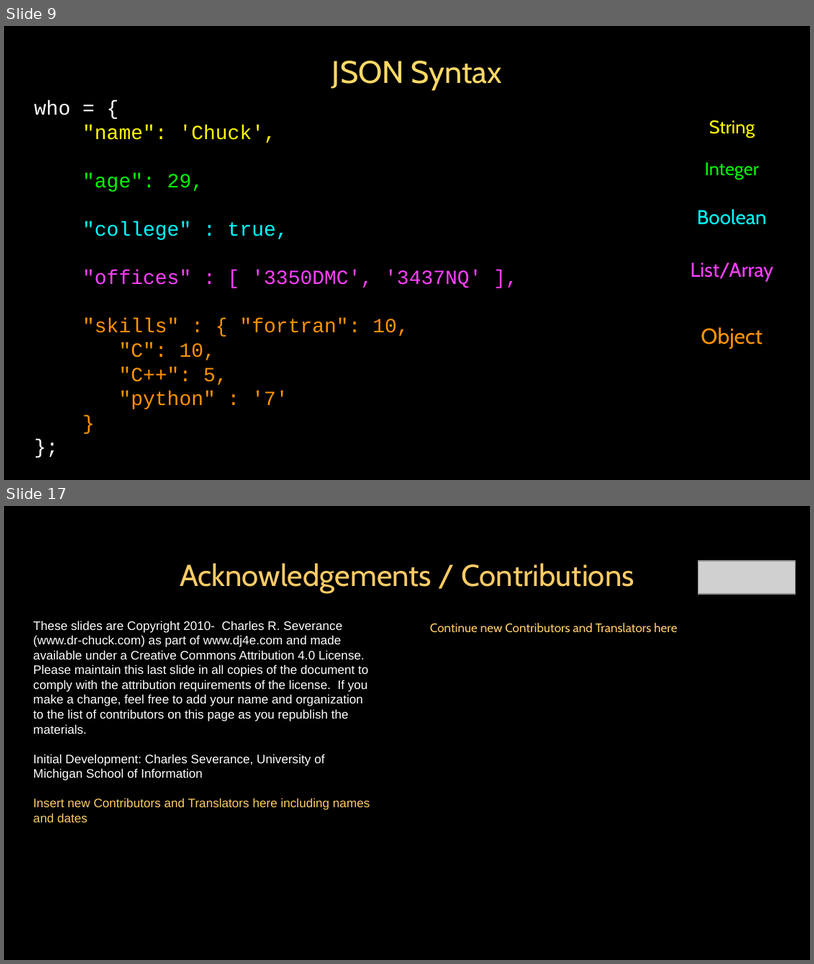
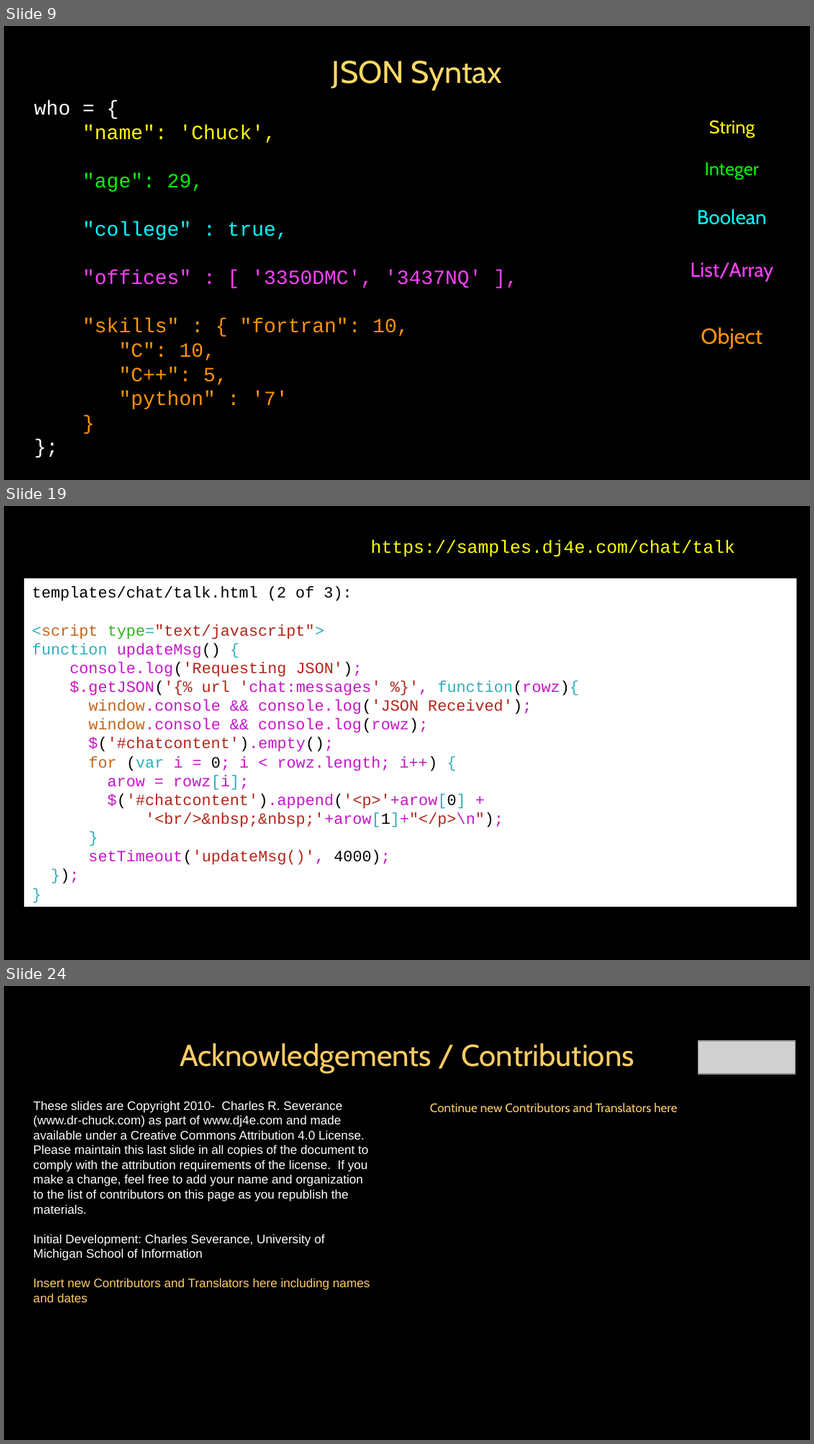
Before and after one commit to csev/dj4e, a slide deck: lectures/JS-04-JSON.ppt. Shown one above the other, each under a label of ours: slides 9 and 17 before the commit, slides 9, 19 and 24 after it; the slides between them are not shown. The pictures are 814x964 and 814x1444 pixels, drawn with LibreOffice and Linux fonts; fonts in the diff are those of the drawing; grey boxes stand for pictures. Boxes give left, top, right and bottom in pixels: in the first picture for what was removed or moved away, otherwise in the second. Text is boxed around its words. In the diff, an @@ line names an element or a change of style, - is before the commit and + after.

```diff
--- a/lectures/JS-04-JSON.ppt
+++ b/lectures/JS-04-JSON.ppt
@@ slide 19 added at (4, 506, 810, 960), background #000000; not listed: 1 template element that a slide beside it also shows @@
@@ text added at (371, 540, 736, 556), 16 pt, text #FFFF00 @@
+https://samples.dj4e.com/chat/talk
@@ rectangle added at (24, 579, 797, 907), fill #FFFFFF, 14 pt, text #C814C9 @@
+templates/chat/talk.html (2 of 3):
+<script type="text/javascript">
+function updateMsg() {
+console.log('Requesting JSON');
+$.getJSON('{% url 'chat:messages' %}', function(rowz){
+window.console && console.log('JSON Received');
+window.console && console.log(rowz);
+$('#chatcontent').empty();
+for (var i = 0; i < rowz.length; i++) {
+arow = rowz[i];
+$('#chatcontent').append('<p>'+arow[0] +
+'<br/>&nbsp;&nbsp;'+arow[1]+"</p>\n");
+}
+setTimeout('updateMsg()', 4000);
+});
+}
@@ what was slide 17 is now slide 24 @@
```
Also in this commit, not shown: 3 slides changed, 12 other slides added, 6 slides removed.
